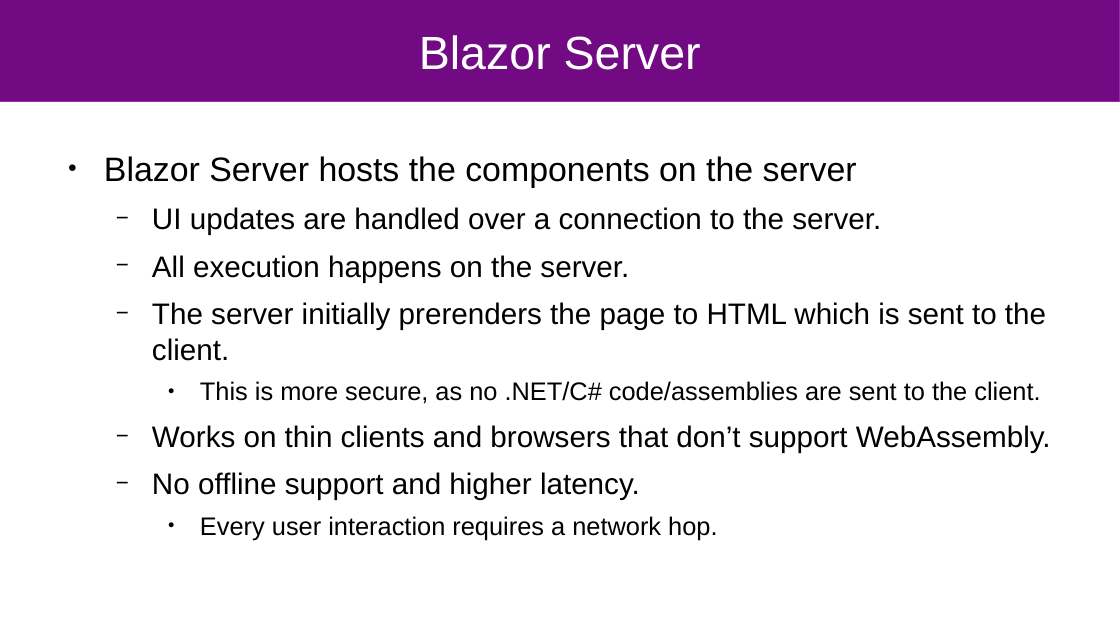
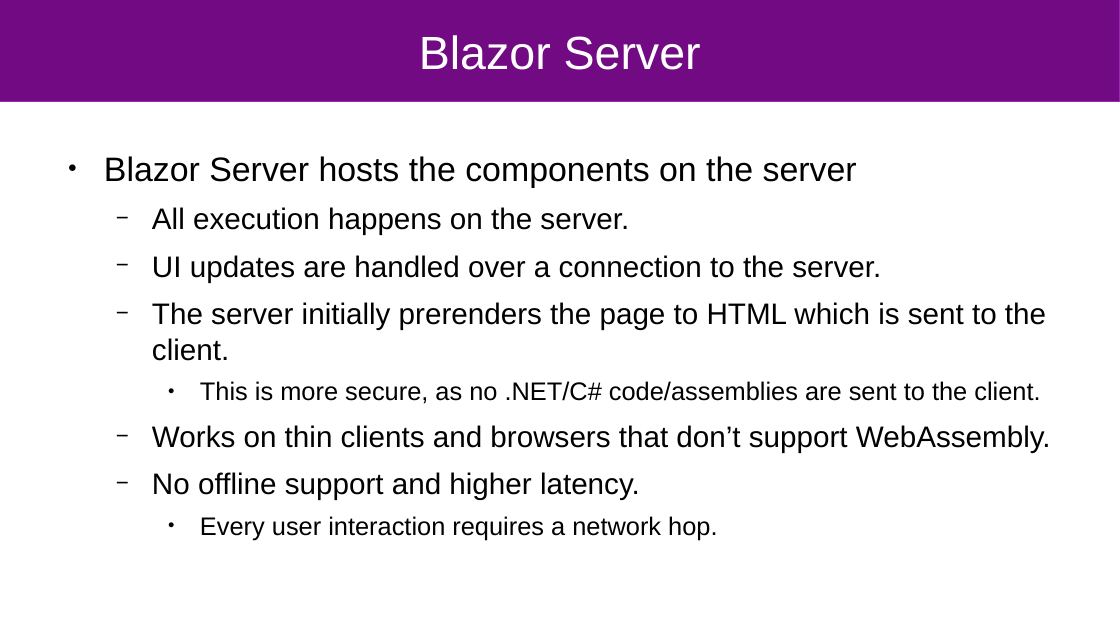
Before and after one commit to wheat32/BlazorTest, a slide deck: slide 5 of blazor_short.odp. Drawn at 1120x630 pixels with LibreOffice and Linux fonts; fonts in the diff are those of the drawing. Boxes give left, top, right and bottom in pixels: in the first picture for what was removed or moved away, otherwise in the second. Text is boxed around its words. In the diff, an @@ line names an element or a change of style, - is before the commit and + after.

```diff
--- a/blazor_short.odp
+++ b/blazor_short.odp
@@ text at (152, 207, 629, 235): paragraph added @@
+  − All execution happens on the server.
@@ text at (152, 255, 629, 282): paragraph removed @@
-  − All execution happens on the server.
```
Also in this commit, not shown: 2 other slides changed.
